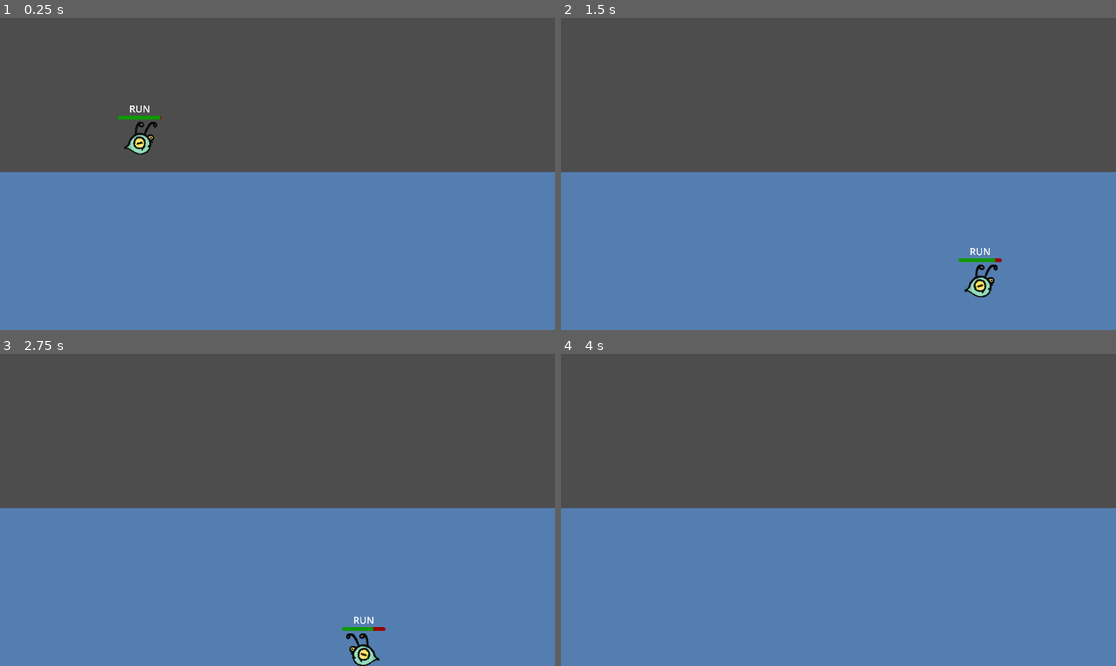
Above: before the commit, frames 1-4 (two rows, left to right).
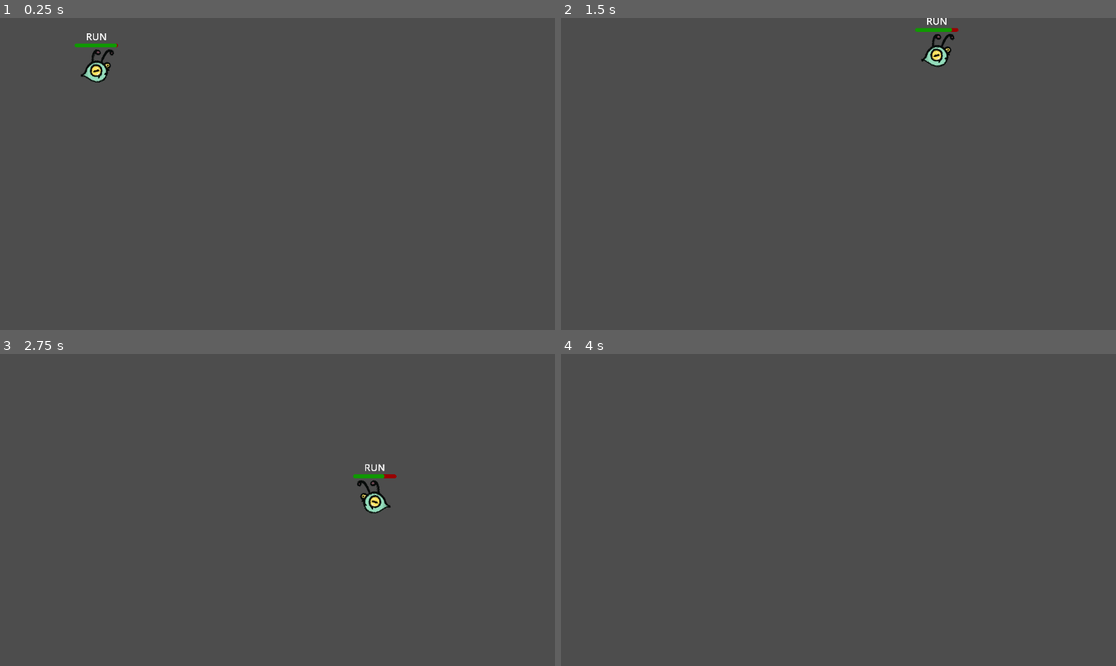
Above: after the commit, the same moments.

Repository: alexeiMikhail/evo
Game: Godot game, scene res://water_and_air_level.tscn
The game is run twice, just before and just after one commit, with the same random seed, the same clock (stepped at 60 frames per second) and the same inputs.
Inputs:
- Up to frame 1 (0.25 s): no input
- Up to frame 2 (1.5 s): hold Right (move_right) from 0.53 s (still down); tap Shift (dash) at 0.6, 1.35 s; tap Up (jump) at 0.77 s
- Up to frame 3 (2.75 s): tap Up (jump) at 1.52 s; release Right (move_right) at 2.03 s; hold Left (move_left) from 2.03 s (still down); tap Shift (dash) at 2.1 s
- Up to frame 4 (4 s): release Left (move_left) at 2.78 s; hold Right (move_right) from 2.78 s (still down); tap Shift (dash) at 2.85, 3.6 s; tap Up (jump) at 3.02, 3.77 s

The runs differ from the first frame. In frame 1, 51% of the frame differs, in the area x 0-100%, y 4-100%; in frame 2, 51%; in frame 3, 51%; in frame 4, 51%.

Commit message:
Add land masses to debug level and tweak alien dash functionality

Diff:
--- a/alien.gd
+++ b/alien.gd
@@ -29,19 +29,18 @@
 
 
 func _physics_process(delta: float) -> void:
-	if Input.is_action_just_pressed("dash"):
+	if Input.is_action_just_pressed("dash") and not is_dashing:
 		initiate_dash()
+	if state == States.SWIM:
+		swim(delta)
+	if state == States.FLY:
+		fly(delta)
+	if state == States.RUN:
+		run(delta)
 	if is_dashing:
 		velocity.x = DASH_SPEED * dash_direction
-		velocity.y = 0
-		move_and_slide()
-		return
-	elif state == States.SWIM:
-		swim(delta)
-	elif state == States.FLY:
-		fly(delta)
-	elif state == States.RUN:
-		run(delta)
+	move_and_slide()
+
 
 func change_state():
 	state = (state + 1) % States.COUNT
@@ -49,12 +48,16 @@
 
 func run(delta):
 	# Add the gravity.
-	if not is_on_floor():
+	if not is_on_floor() and not is_dashing:
 		velocity += get_gravity() * delta
 
 	# Handle jump.
 	if Input.is_action_just_pressed("jump") and is_on_floor():
 		velocity.y = JUMP_VELOCITY
+
+	# Early return so as not to change direction during a dash
+	if is_dashing:
+		return
 
 	# Get the input direction and handle the movement/deceleration.
 	# As good practice, you should replace UI actions with custom gameplay actions.
@@ -65,16 +68,20 @@
 	else:
 		velocity.x = move_toward(velocity.x, 0, SPEED)
 
-	move_and_slide()
+
 
 func swim(delta):
 	# Add the gravity.
-	if not is_on_floor():
+	if not is_on_floor() and not is_dashing:
 		velocity += get_gravity() * delta
 
 	# Handle jump.
 	if Input.is_action_just_pressed("jump") and in_water:
 		velocity.y = JUMP_VELOCITY
+
+	# Early return so as not to change direction during a dash
+	if is_dashing:
+		return
 
 	# Get the input direction and handle the movement/deceleration.
 	# As good practice, you should replace UI actions with custom gameplay actions.
@@ -85,30 +92,33 @@
 	else:
 		velocity.x = move_toward(velocity.x, 0, SPEED)
 
-	move_and_slide()
 
 
 func fly(delta):
 	# Add the gravity.
-	if not is_on_floor():
+	if not is_on_floor() and not is_dashing:
 		velocity += get_gravity() * delta
 
 	# Handle jump.
 	if Input.is_action_just_pressed("jump") and not in_water:
 		velocity.y = JUMP_VELOCITY
 
+	# Early return so as not to change direction during a dash
+	if is_dashing:
+		return
+
 	# Get the input direction and handle the movement/deceleration.
 	# As good practice, you should replace UI actions with custom gameplay actions.
 	var direction := Input.get_axis("move_left", "move_right")
-	if direction:
+	if direction and not is_dashing:
 		velocity.x = direction * SPEED
 		sprite_2d.flip_h = direction < 0
 	else:
 		velocity.x = move_toward(velocity.x, 0, SPEED)
 
-	move_and_slide()
 
 func initiate_dash():
+	velocity.y = 0
 	is_dashing = true
 	dash_timer.start()
 	if sprite_2d.flip_h:
--- a/alien.tscn
+++ b/alien.tscn
@@ -32,11 +32,6 @@
 position = Vector2(0, 120)
 shape = SubResource("CircleShape2D_wy5bg")
 
-[node name="ChangeTimer" type="Timer" parent="."]
-unique_name_in_owner = true
-wait_time = 10.0
-autostart = true
-
 [node name="ProgressBar" type="ProgressBar" parent="."]
 unique_name_in_owner = true
 custom_minimum_size = Vector2(900, 80)
@@ -66,6 +61,11 @@
 text = "text"
 horizontal_alignment = 1
 
+[node name="ChangeTimer" type="Timer" parent="."]
+unique_name_in_owner = true
+wait_time = 10.0
+autostart = true
+
 [node name="DashTimer" type="Timer" parent="."]
 unique_name_in_owner = true
 wait_time = 0.2
--- a/water_and_air_level.tscn
+++ b/water_and_air_level.tscn
@@ -8,25 +8,44 @@
 
 [sub_resource type="WorldBoundaryShape2D" id="WorldBoundaryShape2D_sxs3v"]
 
+[sub_resource type="RectangleShape2D" id="RectangleShape2D_pa7c3"]
+size = Vector2(1003.49, 65.9938)
+
 [node name="WaterAndAirLevel" type="Node2D"]
 
 [node name="Water" parent="." instance=ExtResource("1_k1mvy")]
-
-[node name="ColorRect" type="ColorRect" parent="Water"]
-offset_top = 320.0
-offset_right = 1152.0
-offset_bottom = 648.0
-color = Color(0.36, 0.648, 1, 0.556863)
 
 [node name="CollisionShape2D" type="CollisionShape2D" parent="Water"]
 position = Vector2(576, 484)
 shape = SubResource("RectangleShape2D_1tr6l")
 
 [node name="Alien" parent="." instance=ExtResource("2_ejw02")]
-position = Vector2(290, 222)
+position = Vector2(200, 72)
 
 [node name="StaticBody2D" type="StaticBody2D" parent="."]
 position = Vector2(0, 648)
 
 [node name="CollisionShape2D" type="CollisionShape2D" parent="StaticBody2D"]
 shape = SubResource("WorldBoundaryShape2D_sxs3v")
+
+[node name="StaticBody2D2" type="StaticBody2D" parent="."]
+
+[node name="CollisionShape2D" type="CollisionShape2D" parent="StaticBody2D2"]
+position = Vector2(606.65, 551.632)
+rotation = -0.523598
+shape = SubResource("RectangleShape2D_pa7c3")
+debug_color = Color(0, 0.65112, 0.0330768, 0.42)
+
+[node name="StaticBody2D3" type="StaticBody2D" parent="."]
+
+[node name="CollisionShape2D" type="CollisionShape2D" parent="StaticBody2D3"]
+position = Vector2(1525.74, 304.997)
+shape = SubResource("RectangleShape2D_pa7c3")
+debug_color = Color(0, 0.65112, 0.0330768, 0.42)
+
+[node name="StaticBody2D4" type="StaticBody2D" parent="."]
+
+[node name="CollisionShape2D" type="CollisionShape2D" parent="StaticBody2D4"]
+position = Vector2(312, 224)
+shape = SubResource("RectangleShape2D_pa7c3")
+debug_color = Color(0, 0.65112, 0.0330768, 0.42)
Not shown: 1 places in water_and_air_level.tscn that only renumber resources
